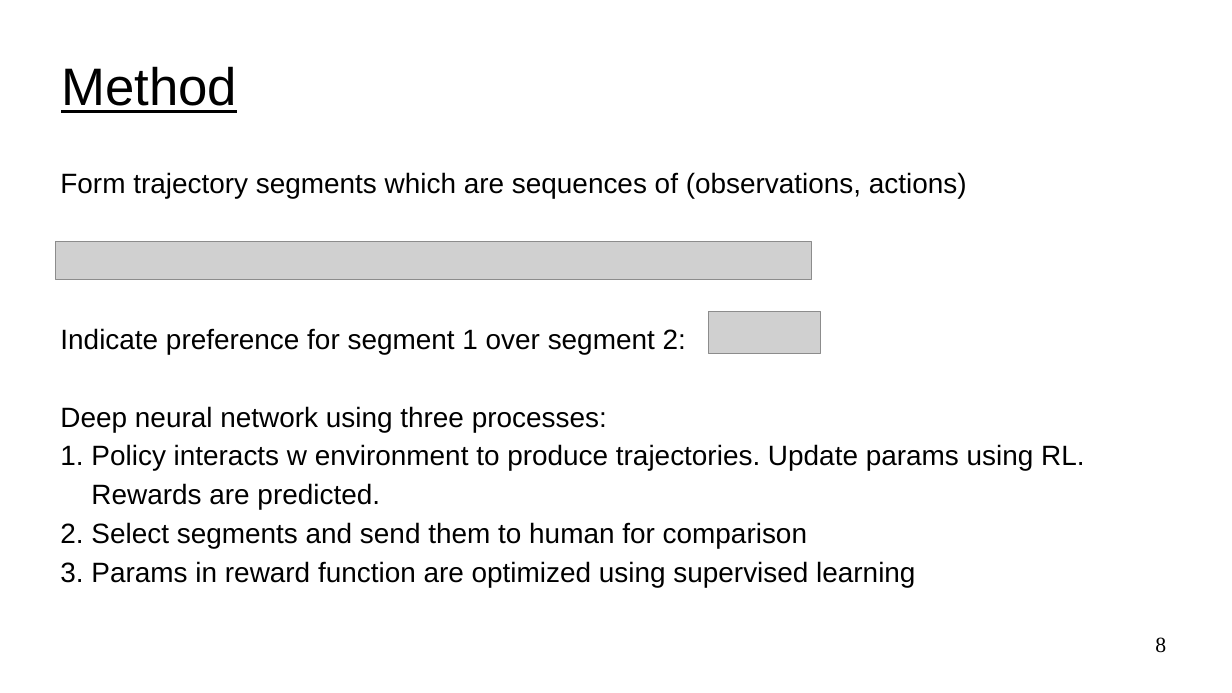
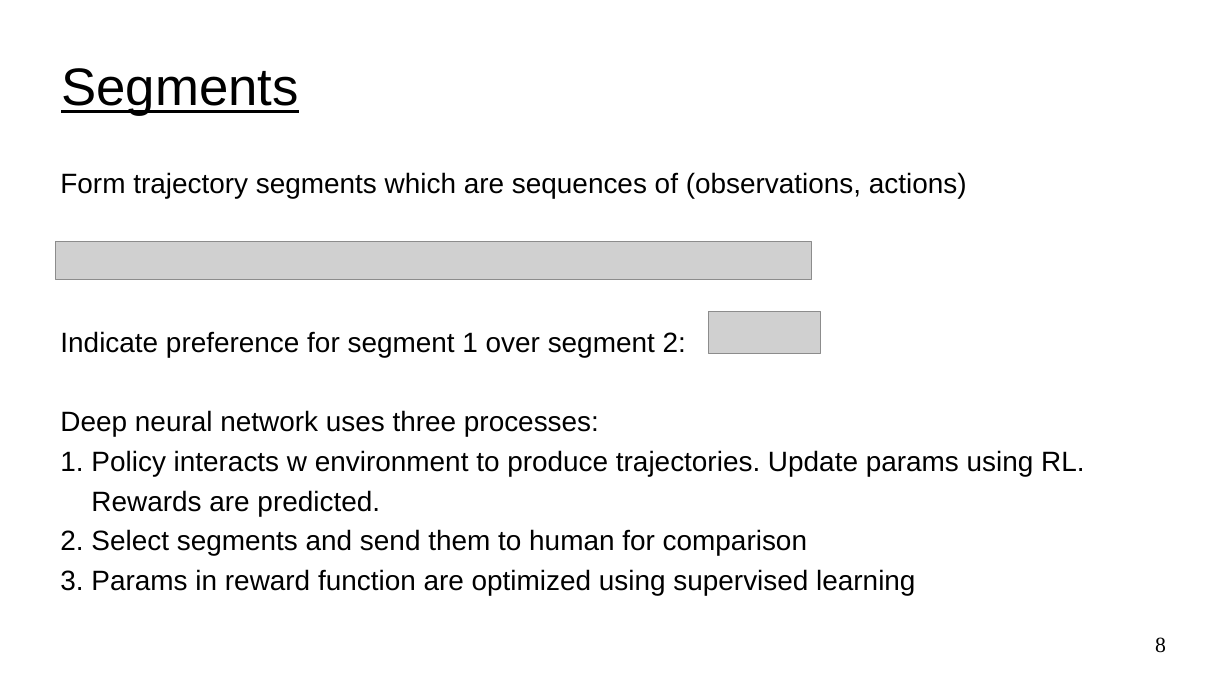
Before and after one commit to UVADS/reinforcement_learning, a slide deck: slide 8 of 11_rl_human_feedback/rlhf.ppt. Drawn at 1232x693 pixels with LibreOffice and Linux fonts; fonts in the diff are those of the drawing; grey boxes stand for pictures. Boxes give left, top, right and bottom in pixels: in the first picture for what was removed or moved away, otherwise in the second. Text is boxed around its words. In the diff, an @@ line names an element or a change of style, - is before the commit and + after.

```diff
--- a/11_rl_human_feedback/rlhf.ppt
+++ b/11_rl_human_feedback/rlhf.ppt
@@ title at <box>61,68,298,116</box>: text changed @@
-Method
+Segments
@@ text at <box>60,410,599,436</box>: text changed @@
-Deep neural network using three processes:
+Deep neural network uses three processes:
```
Also in this commit, not shown: 10 other slides changed, 3 slides added, 1 slide removed, 1 other file.
